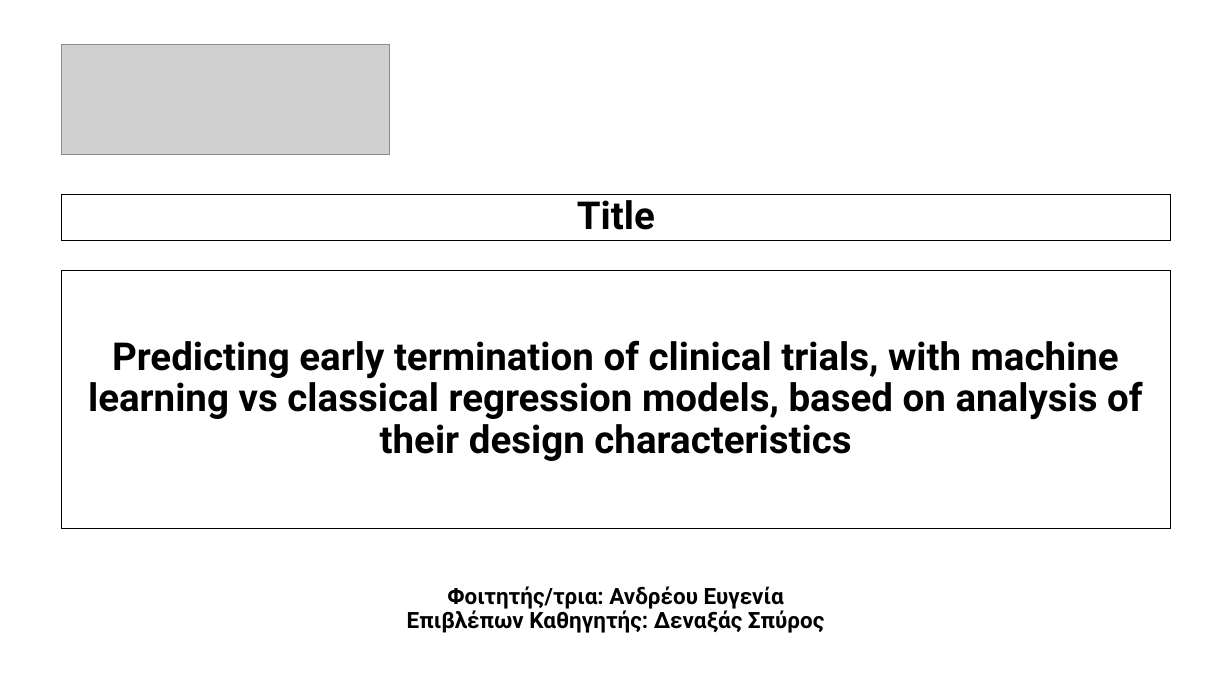
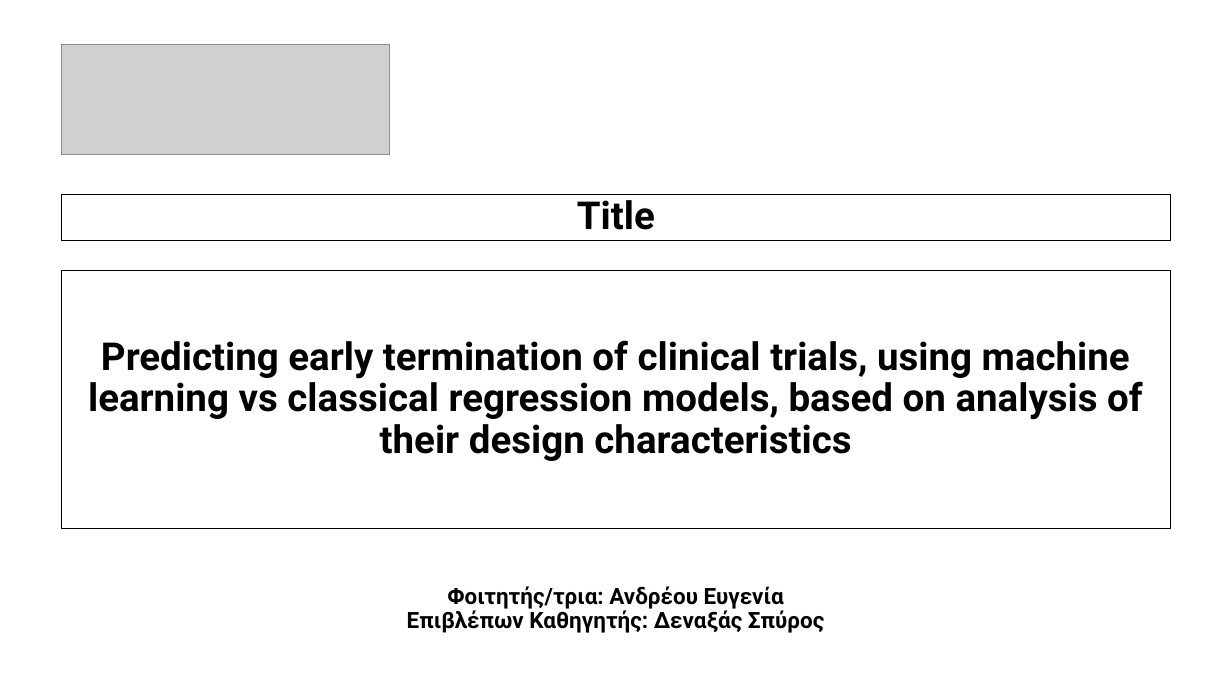
Before and after one commit to AndreouEugenia/Thesis, a slide deck: slide 2 of Thesis_Presentation.pptx. Drawn at 1232x693 pixels with LibreOffice and Linux fonts; fonts in the diff are those of the drawing; grey boxes stand for pictures; background and template pictures are left out. Boxes give left, top, right and bottom in pixels: in the first picture for what was removed or moved away, otherwise in the second. Text is boxed around its words. In the diff, an @@ line names an element or a change of style, - is before the commit and + after.

```diff
--- a/Thesis_Presentation.pptx
+++ b/Thesis_Presentation.pptx
@@ text in rectangle at (88,340,1143,461): text changed @@
-Predicting early termination of clinical trials, with machine learning vs classical regression models, based on analysis of their design characteristics
+Predicting early termination of clinical trials, using machine learning vs classical regression models, based on analysis of their design characteristics
```
Also in this commit, not shown: 3 other files.
